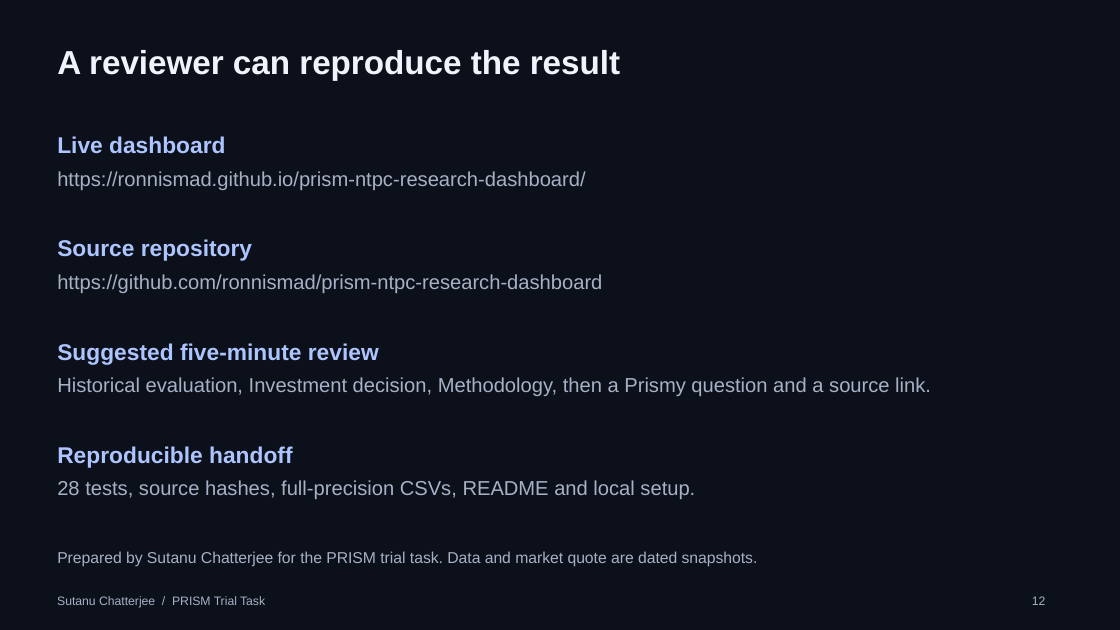
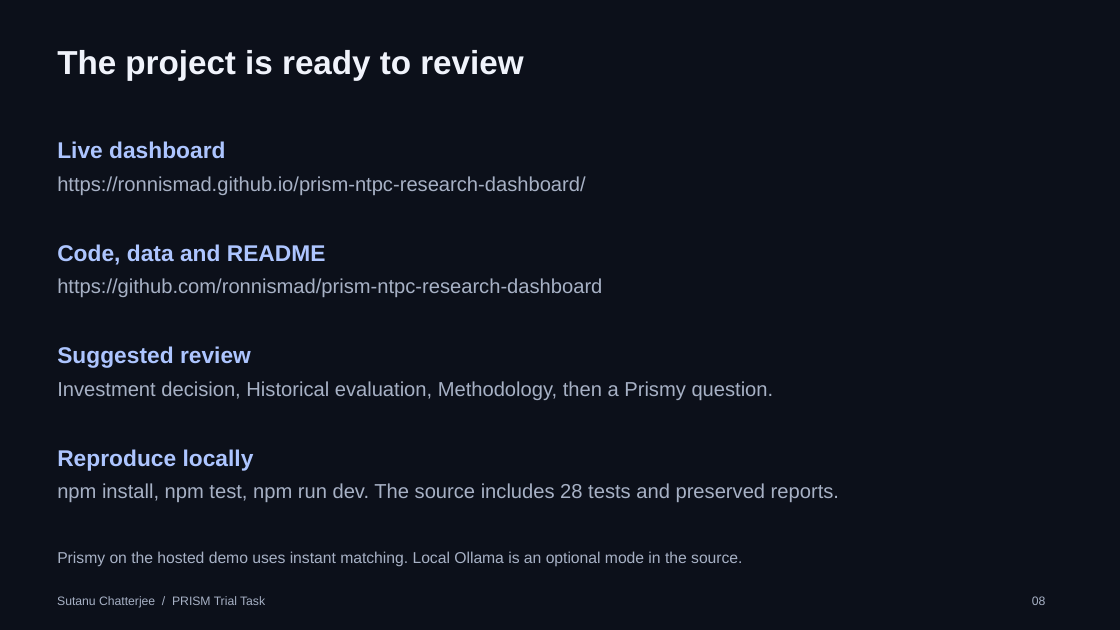
Before and after one commit to ronnismad/prism-ntpc-research-dashboard, a slide deck: slide 8 of submission/PRISM-NTPC-Trial-Project.pptx (slide 12 before the commit). Drawn at 1120x630 pixels with LibreOffice and Linux fonts; fonts in the diff are those of the drawing. Boxes give left, top, right and bottom in pixels: in the first picture for what was removed or moved away, otherwise in the second. Text is boxed around its words. In the diff, an @@ line names an element or a change of style, - is before the commit and + after.

Commit message:
Clarify trial problem and result in shorter presentation with readable charts

```diff
--- a/submission/PRISM-NTPC-Trial-Project.pptx
+++ b/submission/PRISM-NTPC-Trial-Project.pptx
@@ text at (57,50,523,80): text changed @@
-A reviewer can reproduce the result
+The project is ready to review
@@ 3 texts: place and size @@
-3 texts at (57,136,602,293)
+3 texts at (57,141,602,297)
@@ text at (57,244,326,265): text changed @@
-Source repository
+Code, data and README
@@ text at (57,346,251,368): text changed @@
-Suggested five-minute review
+Suggested review
@@ text at (57,381,774,400): text changed @@
-Historical evaluation, Investment decision, Methodology, then a Prismy question and a source link.
+Investment decision, Historical evaluation, Methodology, then a Prismy question.
@@ text at (57,449,254,471): text changed @@
-Reproducible handoff
+Reproduce locally
@@ text at (57,483,839,502): text changed @@
-28 tests, source hashes, full-precision CSVs, README and local setup.
+npm install, npm test, npm run dev. The source includes 28 tests and preserved reports.
@@ text at (57,551,742,567): text changed @@
-Prepared by Sutanu Chatterjee for the PRISM trial task. Data and market quote are dated snapshots.
+Prismy on the hosted demo uses instant matching. Local Ollama is an optional mode in the source.
@@ text at (1032,596,1046,605): text changed @@
-12
+08
```
Also in this commit, not shown: 3 other slides changed, 4 slides added, 8 slides removed, 3 other files.
